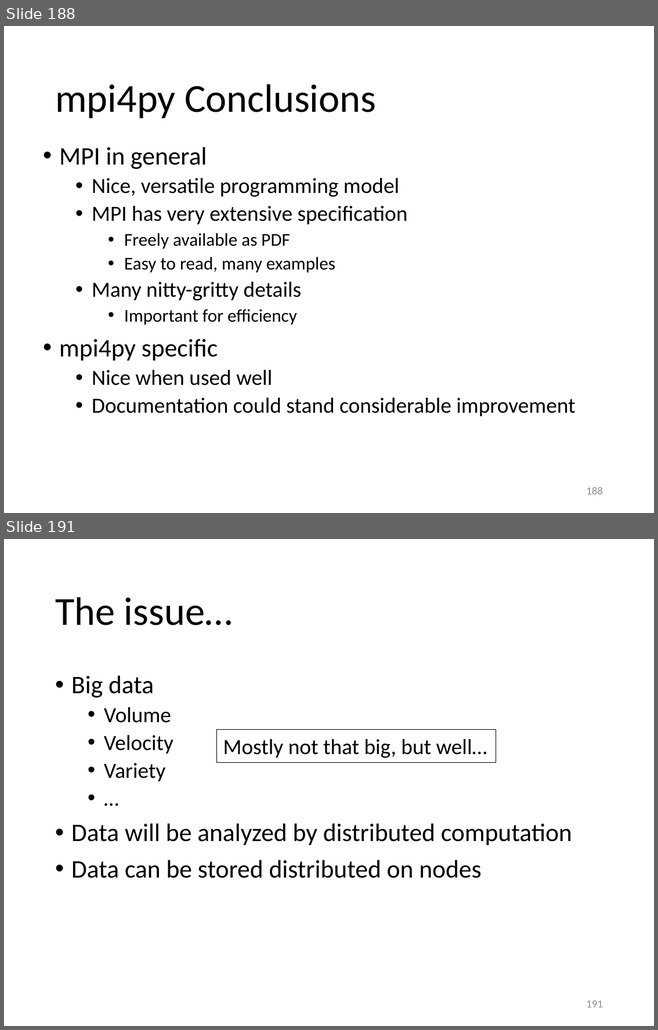
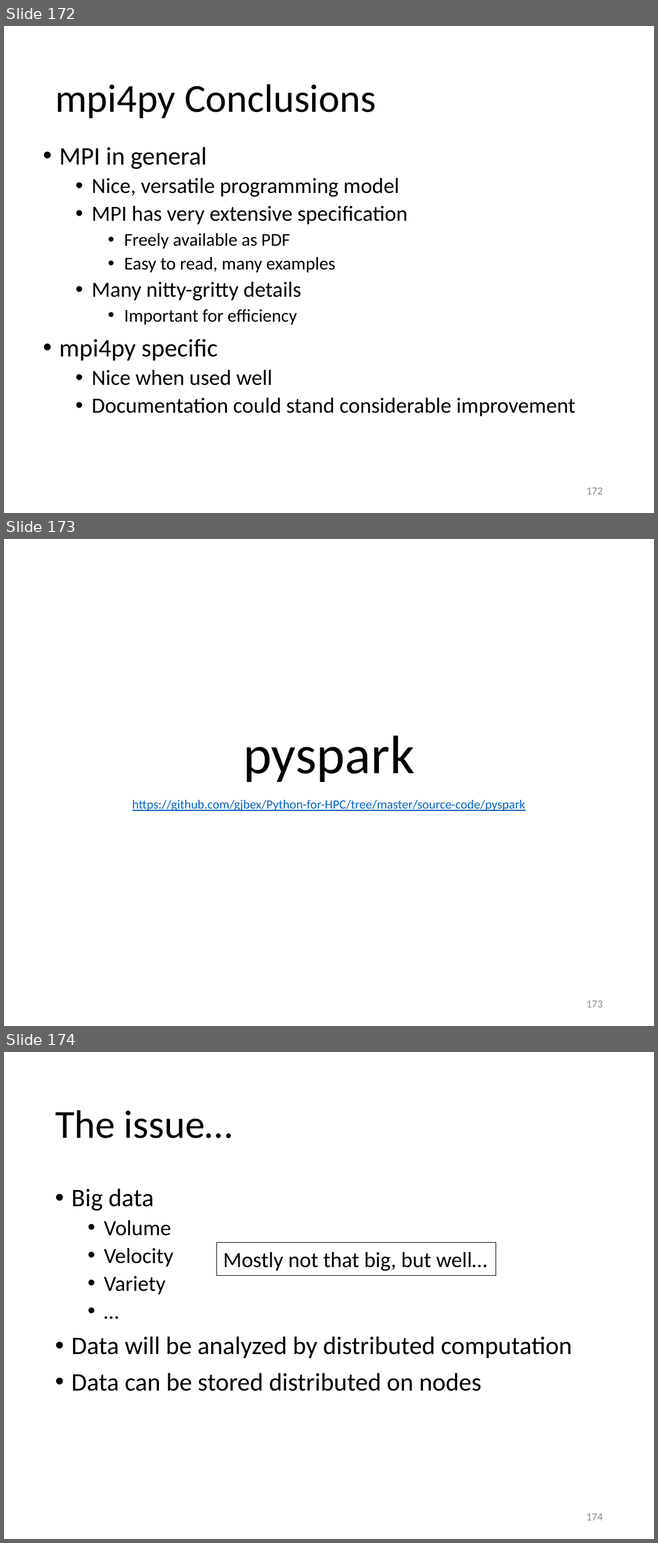
Before and after one commit to gjbex/Python-for-HPC, a slide deck: python_hpc.pptx. Shown one above the other, each under a label of ours: slides 188 and 191 before the commit, slides 172, 173 and 174 after it; the slides between them are not shown. The pictures are 658x1030 and 658x1543 pixels, drawn with LibreOffice and Linux fonts; fonts in the diff are those of the drawing. Boxes give left, top, right and bottom in pixels: in the first picture for what was removed or moved away, otherwise in the second. Text is boxed around its words. In the diff, an @@ line names an element or a change of style, - is before the commit and + after.

Commit message:
Update links to Github repository

```diff
--- a/python_hpc.pptx
+++ b/python_hpc.pptx
@@ slide 173 added at (4, 539, 654, 1026), background #FFFFFF @@
@@ title added at (243, 736, 414, 782), 60 pt, text #000000 @@
+pyspark
@@ subtitle added at (132, 800, 525, 811), 14 pt, text #0563C1, underline @@
+https://github.com/gjbex/Python-for-HPC/tree/master/source-code/pyspark
@@ page number added at (586, 1001, 602, 1008), 12 pt, text #8C8C8C @@
+173
@@ what was slide 188 is now slide 172 @@
@@ page number at (586, 488, 602, 495): text changed @@
-188
+172
@@ what was slide 191 is now slide 174 @@
@@ page number at (586, 1514, 602, 1521): text changed @@
-191
+174
```
Also in this commit, not shown: 7 slides changed, 22 slides removed.
